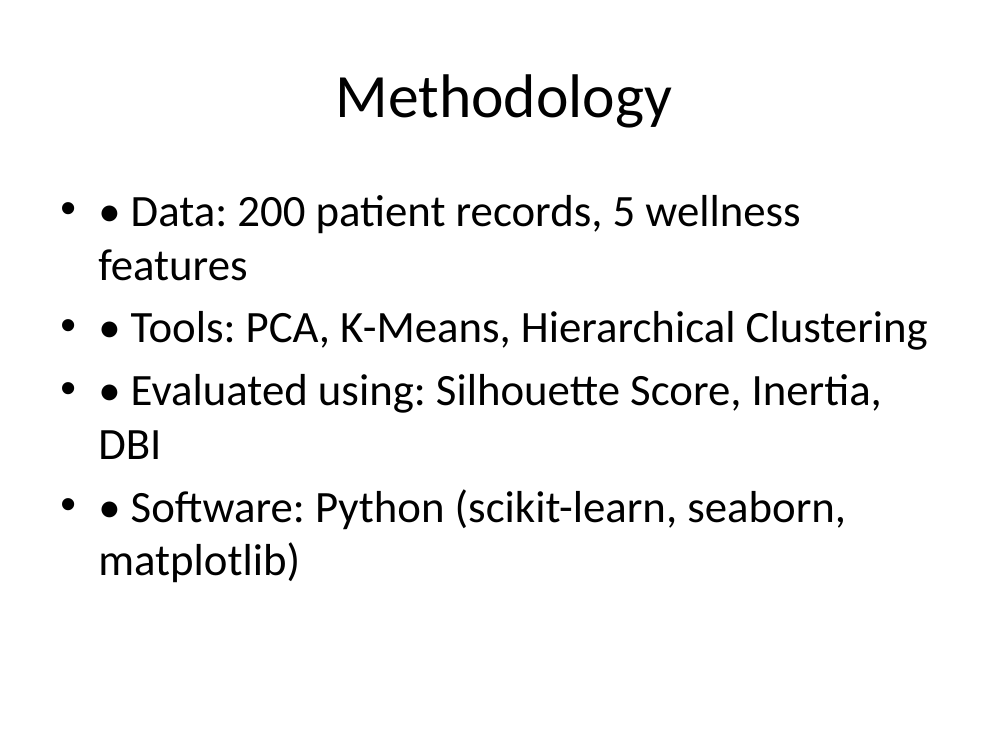
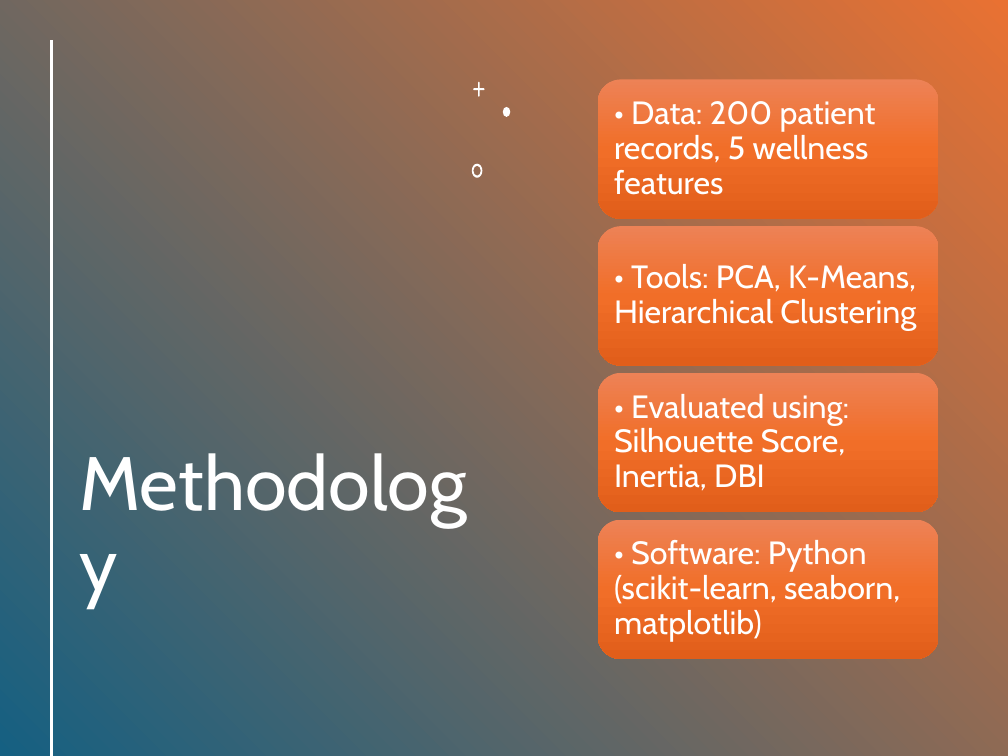
Before and after one commit to Rageshmenon9388/rag, a slide deck: slide 4 of Health_Behavior_Clustering_Presentation.pptx. Drawn at 1008x756 pixels with LibreOffice and Linux fonts; fonts in the diff are those of the drawing; background and template pictures are left out; a plain dark background stands for a picture behind light text. Boxes give left, top, right and bottom in pixels: in the first picture for what was removed or moved away, otherwise in the second. Text is boxed around its words. In the diff, an @@ line names an element or a change of style, - is before the commit and + after.

```diff
--- a/Health_Behavior_Clustering_Presentation.pptx
+++ b/Health_Behavior_Clustering_Presentation.pptx
@@ background #FFFFFF to picture (left out) @@
@@ rectangle added at [0,0,1008,756], fill #FFFFFF @@
@@ rectangle added at [0,0,1008,756], fill gradient #156082 to #E97132 @@
@@ line added from (51, 41) to (51, 755), #FFFFFF 2 pt @@
@@ title "Methodology": place and size @@
-title "Methodology" at [335,74,672,128]
+title "Methodology" at [70,42,504,614]
@@ title "Methodology" at [70,42,504,614]: size 44 to 54 pt, font Calibri to Cabin, text colour #000000 to #FFFFFF; alignment centre to left; line spacing 1 to 0.9; vertical alignment middle to bottom @@
@@ freeform shape added at [473,82,484,97], fill #FFFFFF @@
@@ freeform shape added at [503,107,510,117], fill #FFFFFF @@
@@ freeform shape added at [472,163,482,177], fill #FFFFFF @@
@@ text removed at [98,195,928,583] @@
-• • Data: 200 patient records, 5 wellness features
-• • Tools: PCA, K-Means, Hierarchical Clustering
-• • Evaluated using: Silhouette Score, Inertia, DBI
-• • Software: Python (scikit-learn, seaborn, matplotlib)
@@ group added at [598,80,938,658]: 4 rounded rectangles, 4 texts @@
+• Data: 200 patient records, 5 wellness features
+• Tools: PCA, K-Means, Hierarchical Clustering
+• Evaluated using: Silhouette Score, Inertia, DBI
+• Software: Python (scikit-learn, seaborn, matplotlib)
```
Also in this commit, not shown: 10 other slides changed.
